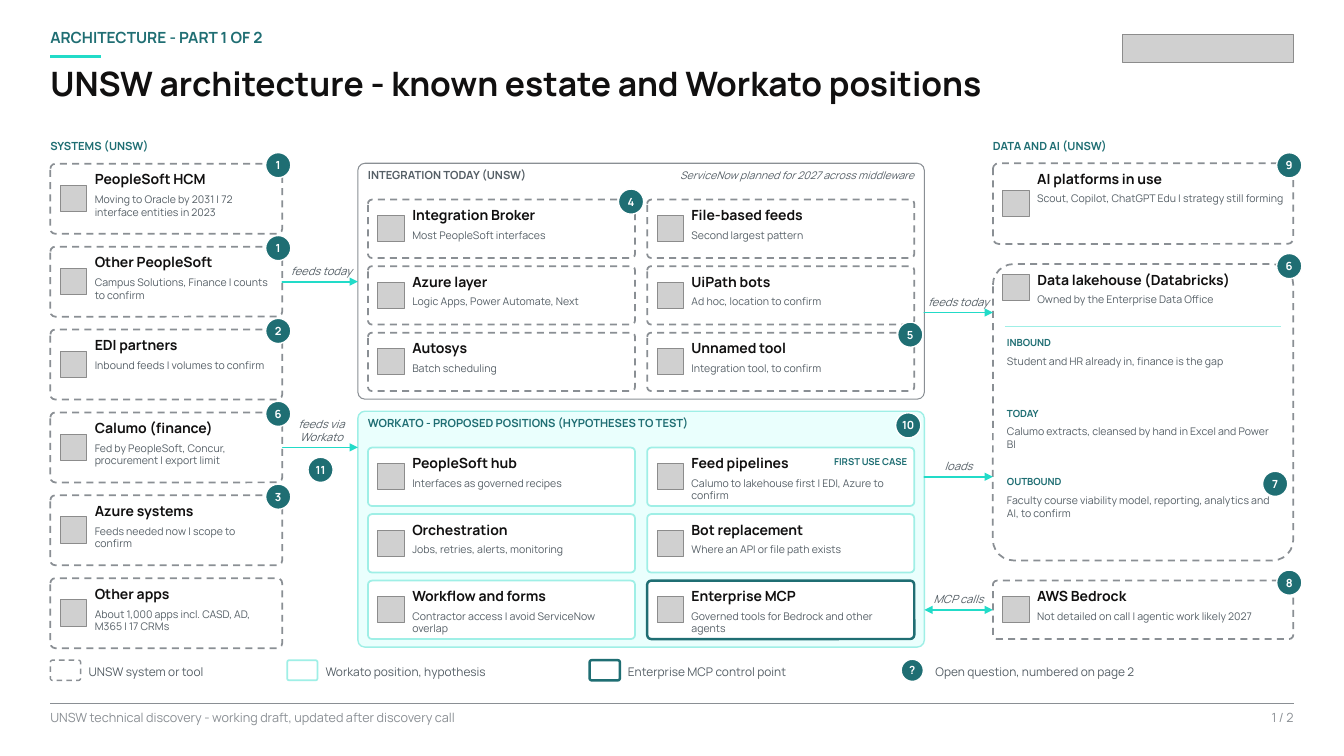
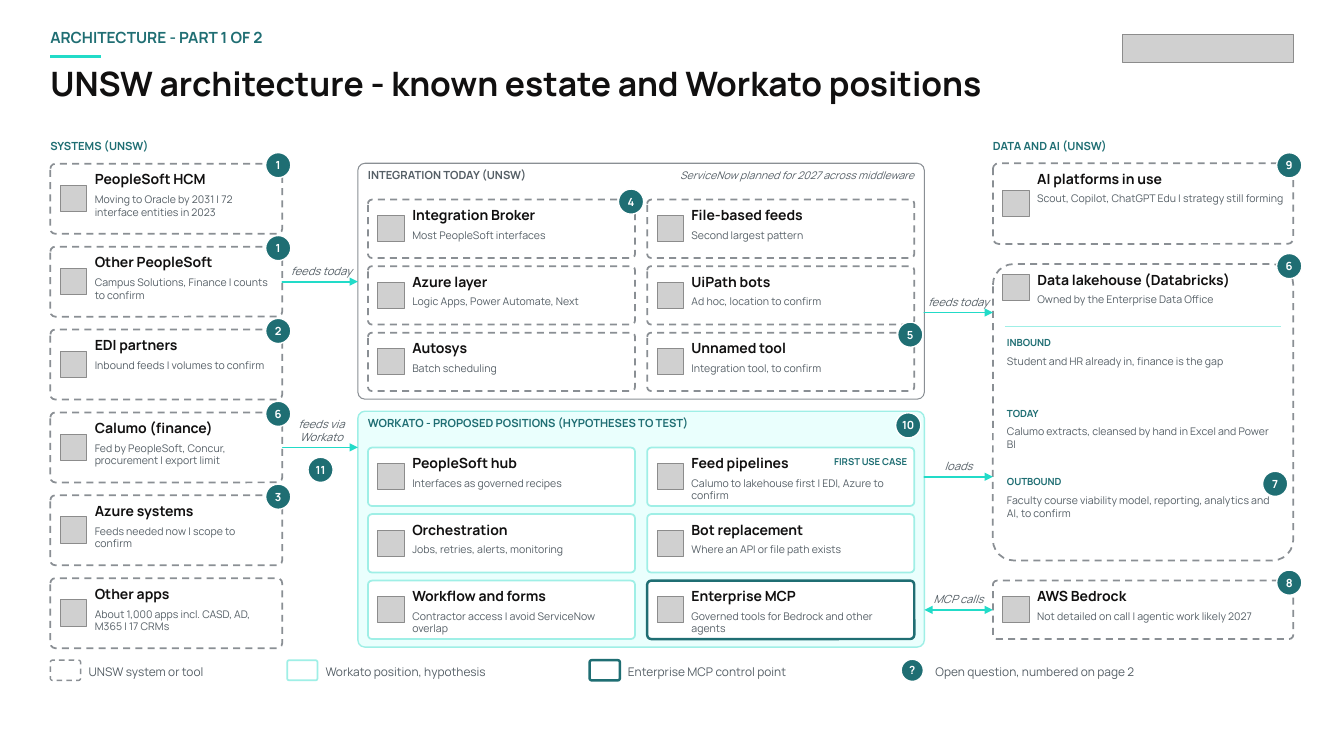
Before and after one commit to saliyacwickramasinghe-maker/clauderepo, a slide deck: slide 1 of unsw-architecture/UNSW_Conceptual_Architecture.pptx. Drawn at 1344x756 pixels with LibreOffice and Linux fonts; fonts in the diff are those of the drawing; grey boxes stand for pictures. Boxes give left, top, right and bottom in pixels: in the first picture for what was removed or moved away, otherwise in the second. Text is boxed around its words. In the diff, an @@ line names an element or a change of style, - is before the commit and + after.

```diff
--- a/unsw-architecture/UNSW_Conceptual_Architecture.pptx
+++ b/unsw-architecture/UNSW_Conceptual_Architecture.pptx
@@ line removed from (50, 704) to (1294, 704) @@
@@ text removed at [50, 713, 455, 725] @@
-UNSW technical discovery - working draft, updated after discovery call
@@ text removed at [1272, 713, 1293, 722] @@
-1 / 2
```
Also in this commit, not shown: 1 other file.
